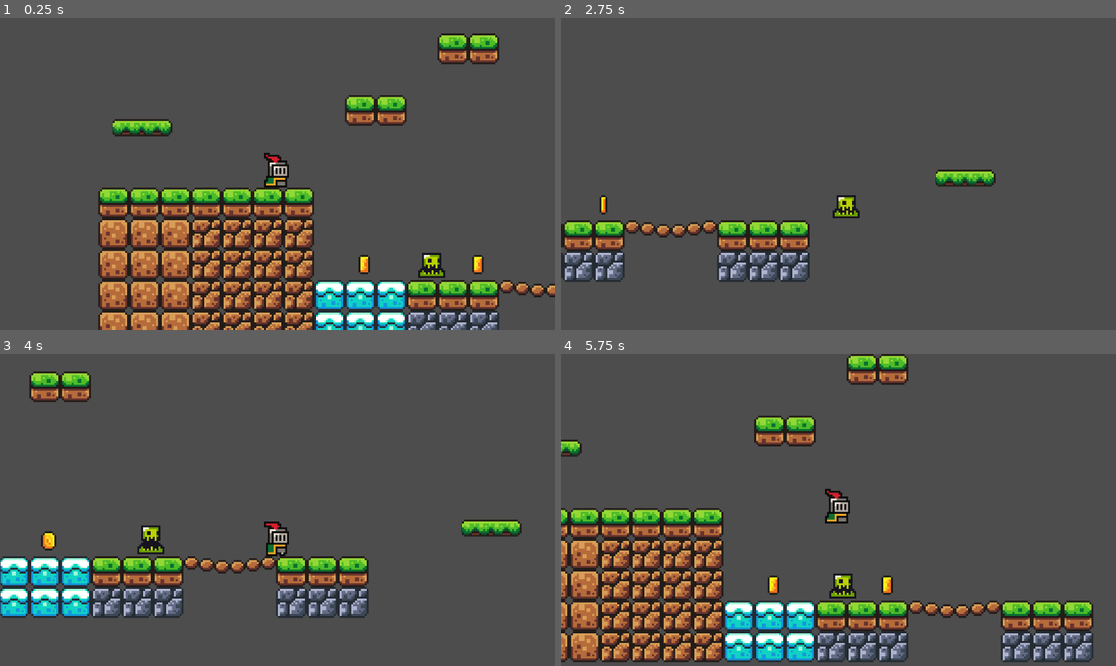
Above: before the commit, frames 1-4 (two rows, left to right).
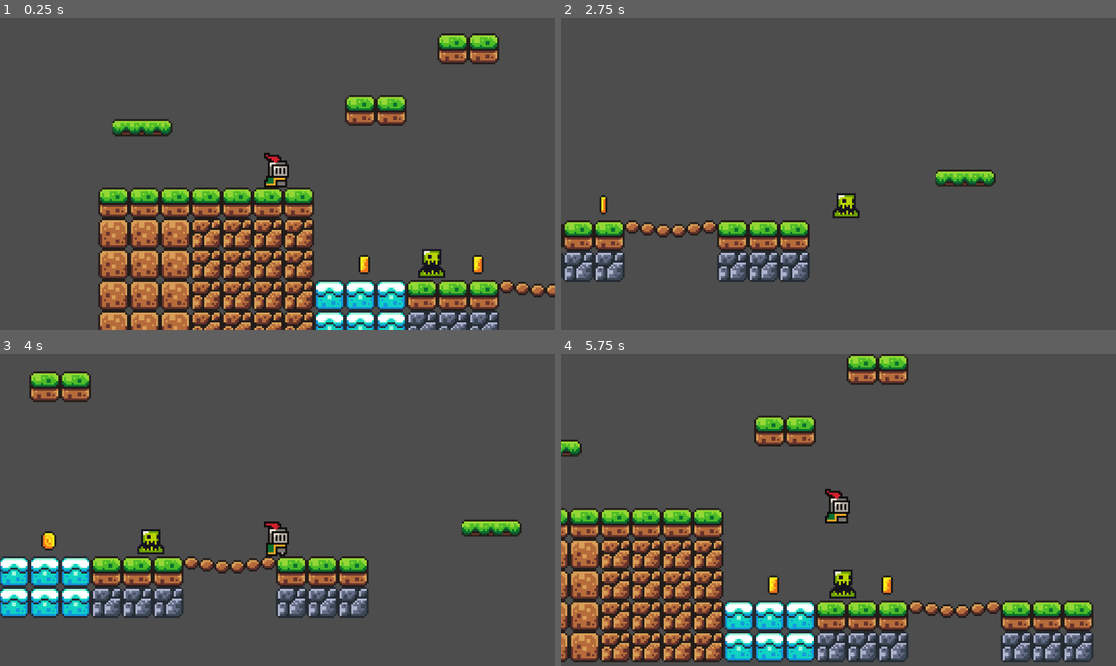
Above: after the commit, the same moments.

Repository: aldair-ai/my-first-godot-game
Game: Godot game, scene res://scenes/game.tscn
Same seed, same stepped clock (60 frames per second), same inputs: the game is played once before the commit and once after it.
Inputs:
- Up to frame 1 (0.25 s): no input
- Up to frame 2 (2.75 s): tap Enter (ui_accept) at 0.5, 0.77, 1.52 s; hold Right (ui_right) 0.53-2.03 s; hold Left (ui_left) from 2.03 s (still down)
- Up to frame 3 (4 s): release Left (ui_left) at 2.78 s; hold Right (ui_right) from 2.78 s (still down); tap Enter (ui_accept) at 3.02, 3.77 s
- Up to frame 4 (5.75 s): release Right (ui_right) at 4.28 s; hold Left (ui_left) 4.28-5.03 s; tap Enter (ui_accept) at 4.52 s; hold Right (ui_right) from 5.03 s (still down)

The runs differ from the first frame. In frame 1, 0.1% of the frame differs, in the area x 76-80%, y 74-81%; in frame 2, 0.1%; in frame 3, 0.1%; in frame 4, 0.1%, in the area x 49-53%, y 69-76%.

Commit message:
feat: enemy updated movement both directions

Diff:
--- a/scenes/slime.tscn
+++ b/scenes/slime.tscn
@@ -49,10 +49,16 @@
 [node name="AnimatedSprite2D" type="AnimatedSprite2D" parent="." unique_id=377611152]
 sprite_frames = SubResource("SpriteFrames_v5wyi")
 autoplay = "default"
-frame_progress = 0.8267836
+frame_progress = 0.06164048
 
 [node name="Killzone" parent="AnimatedSprite2D" unique_id=1069208296 instance=ExtResource("2_n6pvg")]
 
 [node name="CollisionShape2D" type="CollisionShape2D" parent="AnimatedSprite2D/Killzone" unique_id=2144531662]
 position = Vector2(1.125, 1.5)
 shape = SubResource("RectangleShape2D_0l8pv")
+
+[node name="RayCastRight" type="RayCast2D" parent="." unique_id=195252955]
+target_position = Vector2(18, 1)
+
+[node name="RayCastLeft" type="RayCast2D" parent="." unique_id=1322592241]
+target_position = Vector2(-17, 1)
--- a/scripts/slime.gd
+++ b/scripts/slime.gd
@@ -1,7 +1,10 @@
 extends Node2D
 
 const SPEED = 60
+@onready var ray_cast_left: RayCast2D = $RayCastLeft
+@onready var ray_cast_right: RayCast2D = $RayCastRight
 
+var direction = 1
 # Called when the node enters the scene tree for the first time.
 func _ready() -> void:
 	pass # Replace with function body.
@@ -9,5 +12,11 @@
 
 # Called every frame. 'delta' is the elapsed time since the previous frame.
 func _process(delta: float) -> void:
-	position.x += SPEED * delta
+	if ray_cast_right.is_colliding():
+		direction = -1
+
+	if ray_cast_left.is_colliding():
+		direction = 1
+
+	position.x += direction * SPEED * delta
 	pass
